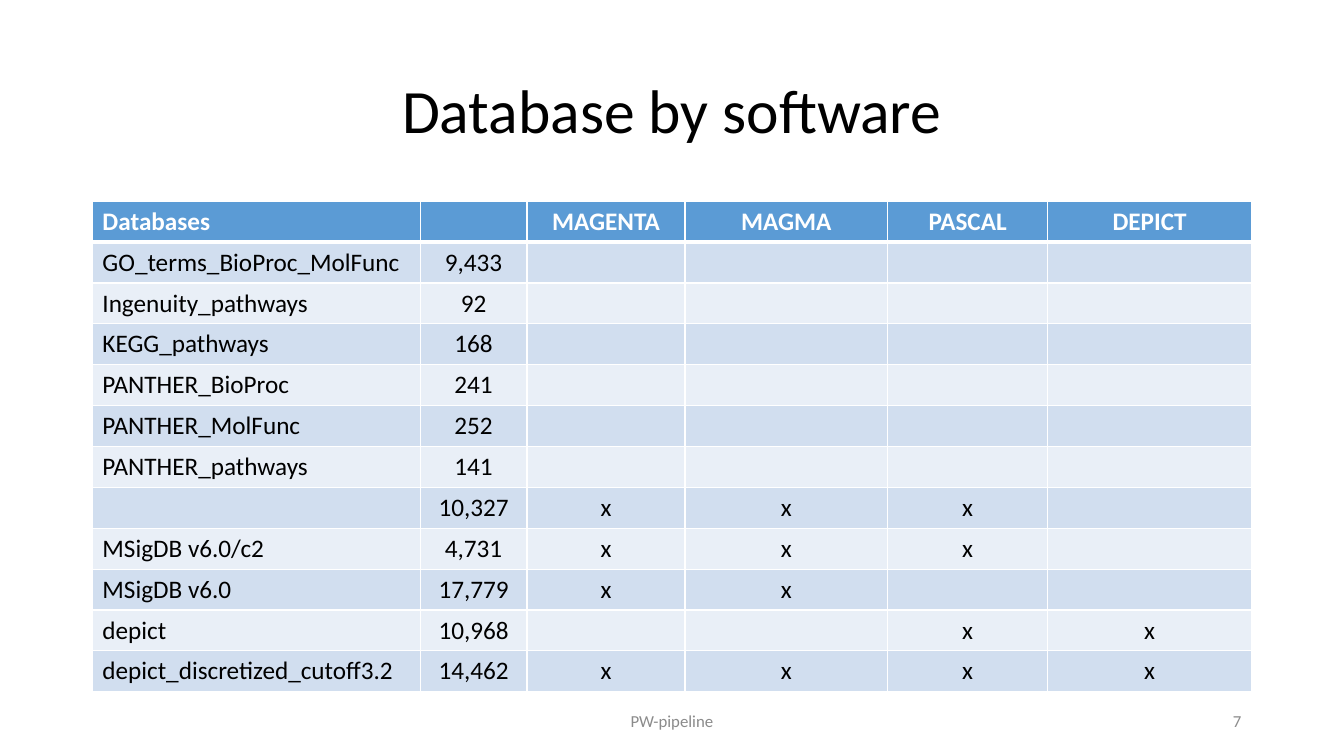
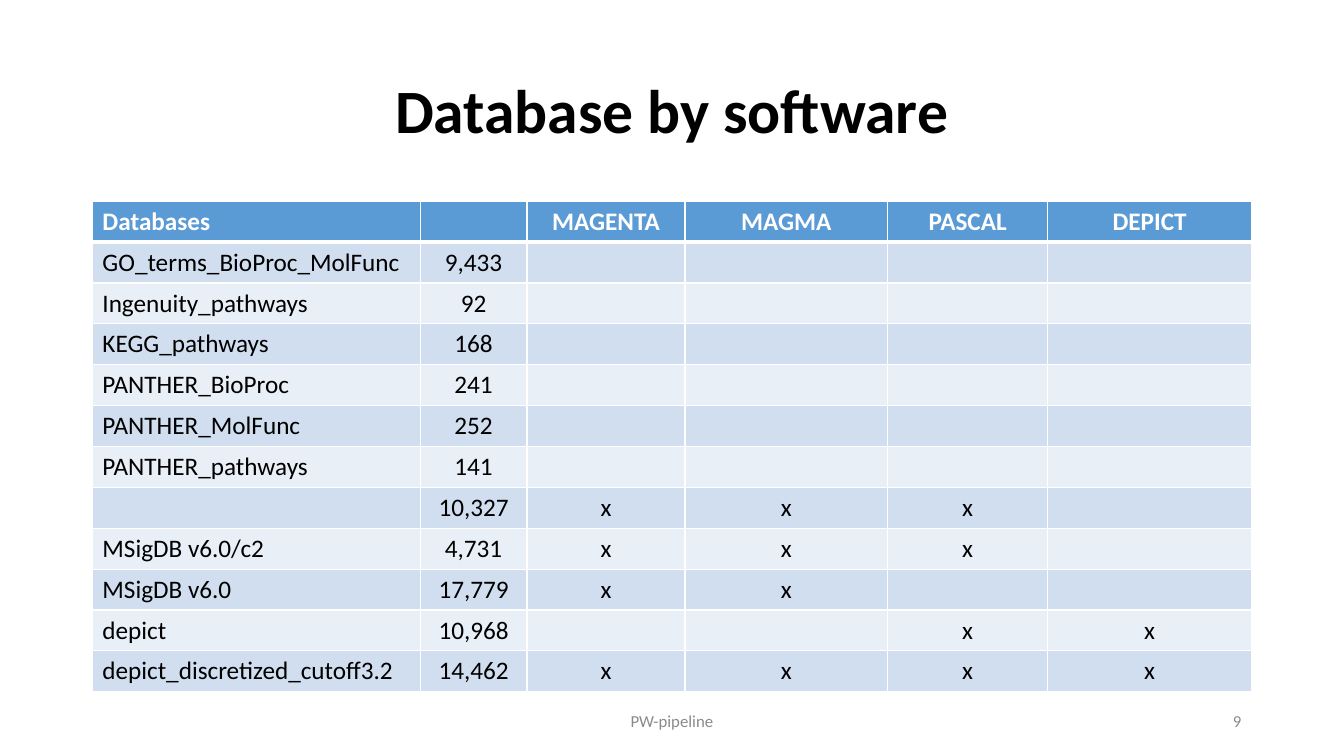
Before and after one commit to jinghuazhao/PW-pipeline, a slide deck: slide 9 of README.pptx (slide 7 before the commit). Drawn at 1344x756 pixels with LibreOffice and Linux fonts; fonts in the diff are those of the drawing. Boxes give left, top, right and bottom in pixels: in the first picture for what was removed or moved away, otherwise in the second. Text is boxed around its words. In the diff, an @@ line names an element or a change of style, - is before the commit and + after.

```diff
--- a/README.pptx
+++ b/README.pptx
@@ title "Database by software" at (395, 89, 948, 143): bold on @@
@@ page number at (1233, 716, 1241, 727): text changed @@
-7
+9
```
Also in this commit, not shown: 9 other slides changed, 2 slides added.
